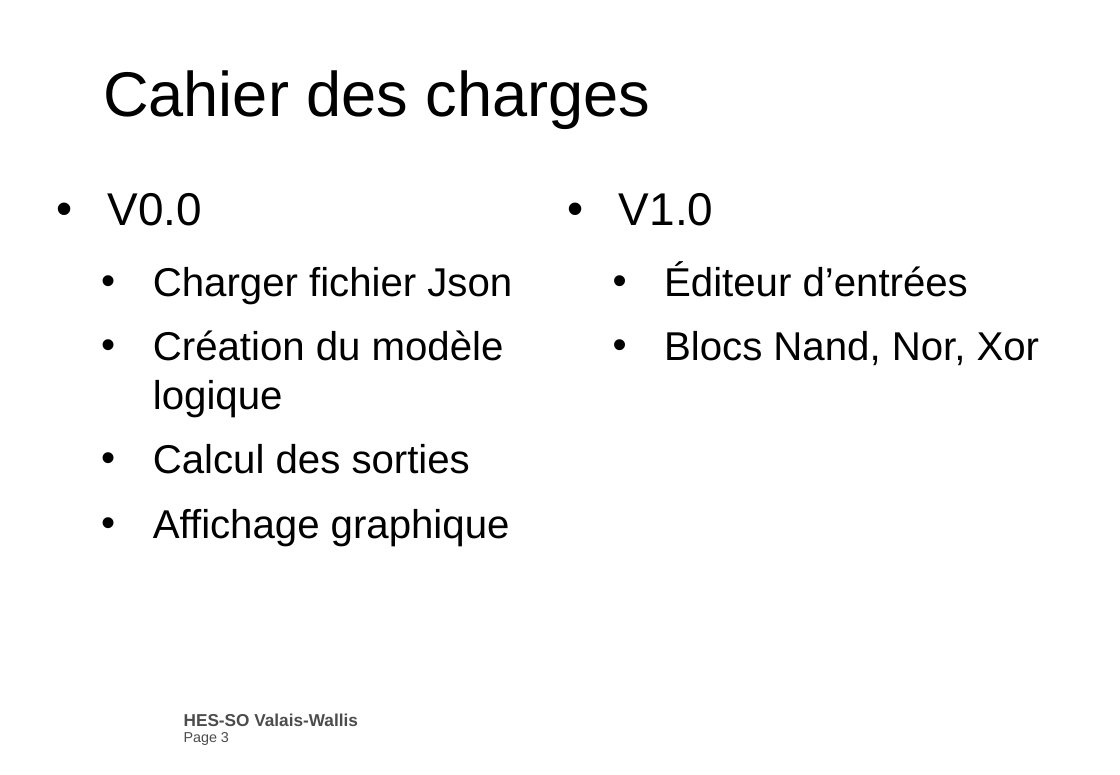
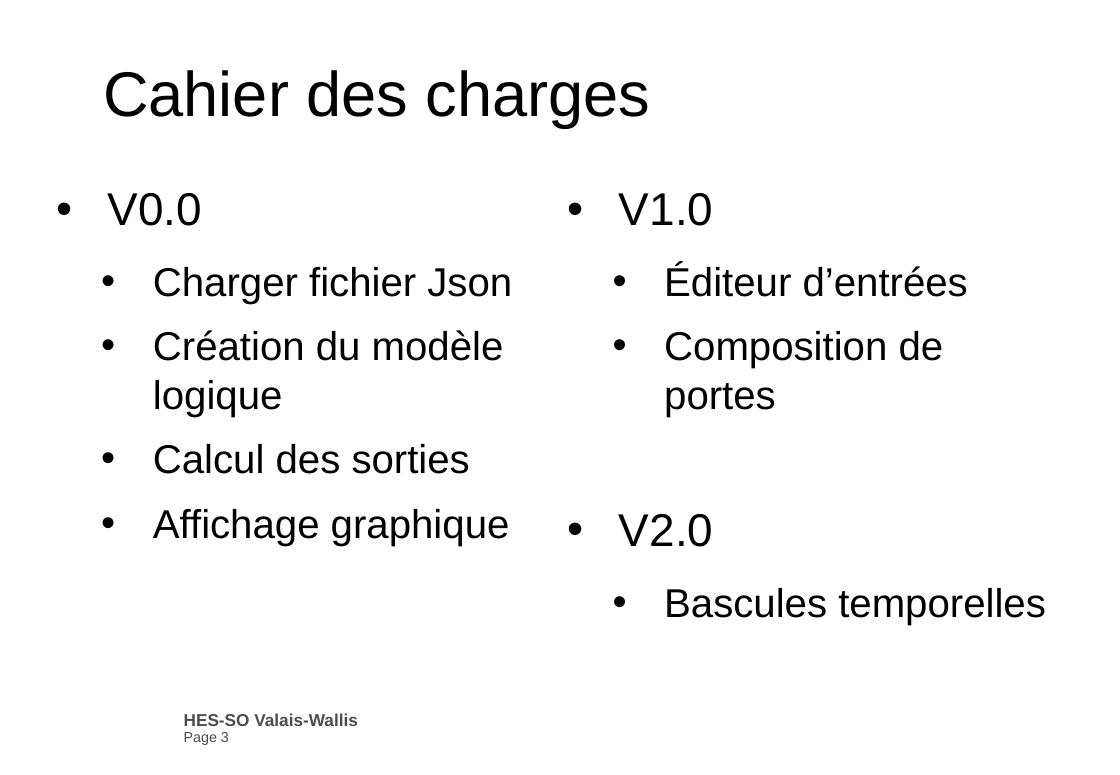
Before and after one commit to selligZeittom/Logic_emulator, a slide deck: slide 3 of DOC/presentationLogicEmulator.pptx. Drawn at 1120x775 pixels with LibreOffice and Linux fonts; fonts in the diff are those of the drawing; background and template pictures are left out. Boxes give left, top, right and bottom in pixels: in the first picture for what was removed or moved away, otherwise in the second. Text is boxed around its words. In the diff, an @@ line names an element or a change of style, - is before the commit and + after.

```diff
--- a/DOC/presentationLogicEmulator.pptx
+++ b/DOC/presentationLogicEmulator.pptx
@@ text at (619, 331, 1046, 625): text changed @@
-  • Blocs Nand, Nor, Xor
+  • Composition de portes
+• V2.0
+  • Bascules temporelles
```
Also in this commit, not shown: 4 other slides changed, 2 slides added, 1 slide removed, 11 other files.
